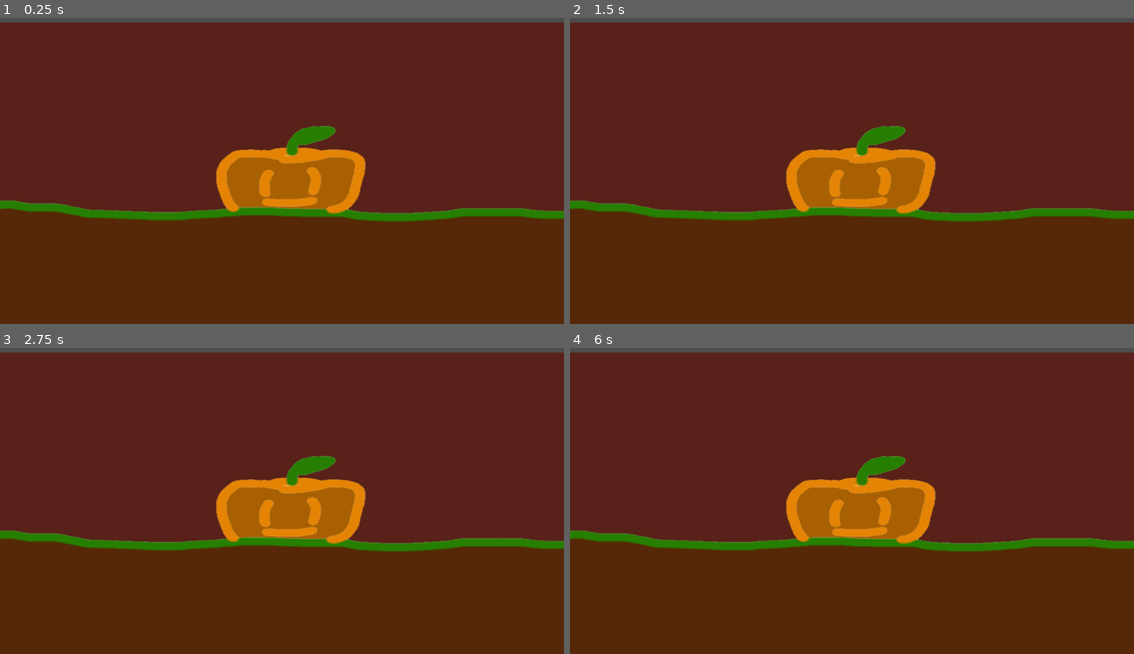
Above: before the commit, frames 1-4 (two rows, left to right).
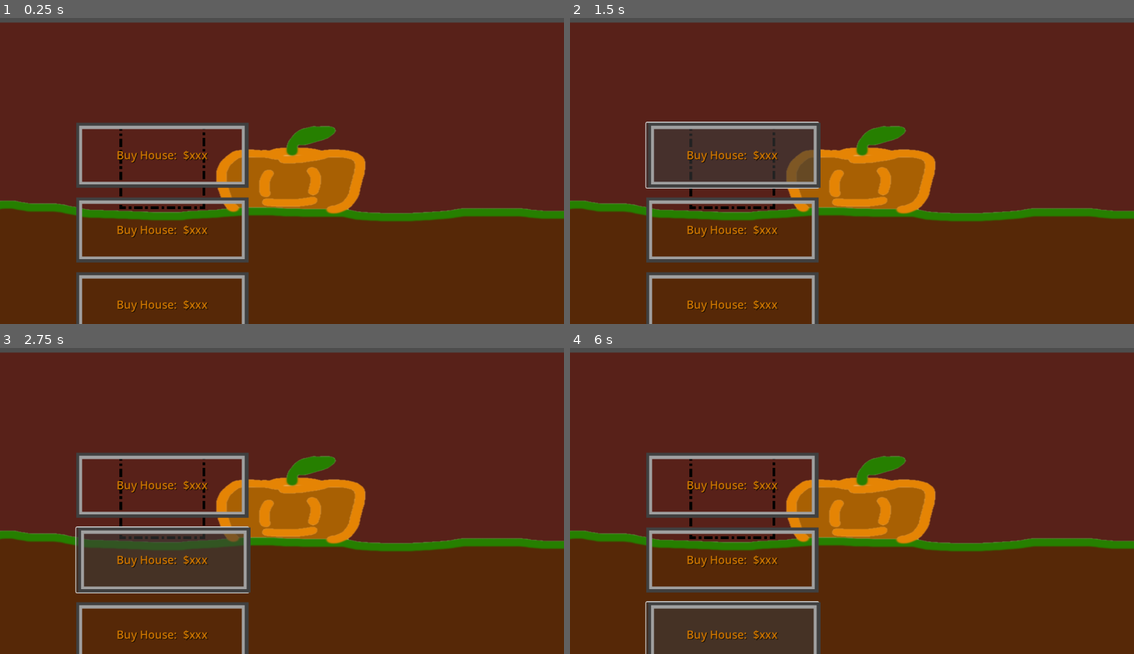
Above: after the commit, the same moments.

Repository: AncientEntity/LD56
Game: Godot game, scene res://Scenes/game_scene.tscn
Same seed, same stepped clock (60 frames per second), same inputs: the game is played once before the commit and once after it.
Inputs (mouse positions are in pixels of both pictures, inside the frame that each line leads up to):
- Up to frame 1 (0.25 s): no input
- Up to frame 2 (1.5 s): click (733, 164) at 0.52 s; click (733, 155) at 1.25 s, where only the run after the commit has a clickable "Buy House: $xxx"
- Up to frame 3 (2.75 s): click (163, 559) at 2 s, where only the run after the commit has a clickable "Buy House: $xxx"
- Up to frame 4 (6 s): click (733, 635) at 2.75 s, where only the run after the commit has a clickable "Buy House: $xxx"; click (733, 494) at 3.52 s; click (733, 485) at 4.25 s, where only the run after the commit has a clickable "Buy House: $xxx"; click (733, 559) at 5 s, where only the run after the commit has a clickable "Buy House: $xxx"; click (733, 635) at 5.75 s, where only the run after the commit has a clickable "Buy House: $xxx"

The runs differ from the first frame. In frame 1, 5.3% of the frame differs, in the area x 13-45%, y 34-100%; in frame 2, 6.0%; in frame 3, 9.6%; in frame 4, 9.4%.

Commit message:
Buttons suck :)

Diff:
--- /dev/null
+++ b/Scenes/buy_house_button.tscn
@@ -0,0 +1,25 @@
+[gd_scene load_steps=3 format=3 uid="uid://bneo4n54isxre"]
+
+[ext_resource type="Texture2D" uid="uid://chxoc7drrwkuw" path="res://Assets/TempAssets/TempBuy.png" id="1_d6svk"]
+
+[sub_resource type="StyleBoxEmpty" id="StyleBoxEmpty_uddm4"]
+
+[node name="Button" type="Button"]
+offset_left = -178.0
+offset_top = -66.0
+offset_right = 177.0
+offset_bottom = 67.0
+theme_override_styles/normal = SubResource("StyleBoxEmpty_uddm4")
+icon = ExtResource("1_d6svk")
+
+[node name="Label" type="Label" parent="."]
+layout_mode = 0
+offset_top = 1.0
+offset_right = 354.0
+offset_bottom = 131.0
+theme_override_colors/font_color = Color(0.823529, 0.470588, 0, 1)
+theme_override_colors/font_shadow_color = Color(0, 0, 0, 1)
+theme_override_font_sizes/font_size = 23
+text = "Buy House:  $xxx"
+horizontal_alignment = 1
+vertical_alignment = 1
--- a/Scenes/game_scene.tscn
+++ b/Scenes/game_scene.tscn
@@ -1,7 +1,8 @@
-[gd_scene load_steps=3 format=3 uid="uid://cvyo2haycvpii"]
+[gd_scene load_steps=4 format=3 uid="uid://cvyo2haycvpii"]
 
-[ext_resource type="Texture2D" uid="uid://dtpg4qetk3ev1" path="res://Assets/SimpleBackground.png" id="1_q0eq7"]
+[ext_resource type="Texture2D" uid="uid://dtpg4qetk3ev1" path="res://Assets/TempAssets/SimpleBackground.png" id="1_q0eq7"]
 [ext_resource type="PackedScene" uid="uid://c85brqjbs6xhp" path="res://Scenes/camera_2d.tscn" id="2_x5va0"]
+[ext_resource type="PackedScene" uid="uid://dggdnjch355si" path="res://Scenes/shop.tscn" id="3_qyrbu"]
 
 [node name="GameScene" type="Node2D"]
 
@@ -12,3 +13,9 @@
 
 [node name="Camera2D" parent="." instance=ExtResource("2_x5va0")]
 position = Vector2(-11, -26)
+
+[node name="Shop" parent="." instance=ExtResource("3_qyrbu")]
+offset_left = -343.0
+offset_top = -114.0
+offset_right = -166.0
+offset_bottom = 63.0
--- /dev/null
+++ b/Scenes/shop.tscn
@@ -0,0 +1,46 @@
+[gd_scene load_steps=6 format=3 uid="uid://dggdnjch355si"]
+
+[ext_resource type="Script" path="res://Scripts/shop_button.gd" id="1_gpeqv"]
+[ext_resource type="Texture2D" uid="uid://qsbn5hsx1ae1" path="res://Assets/TempAssets/DashedShop.png" id="1_ng4hx"]
+[ext_resource type="PackedScene" uid="uid://bneo4n54isxre" path="res://Scenes/buy_house_button.tscn" id="3_tlt3s"]
+
+[sub_resource type="StyleBoxTexture" id="StyleBoxTexture_fg5lb"]
+texture = ExtResource("1_ng4hx")
+
+[sub_resource type="StyleBoxEmpty" id="StyleBoxEmpty_f0ilo"]
+
+[node name="Shop" type="Button"]
+offset_left = -216.0
+offset_top = -215.0
+offset_right = 209.0
+offset_bottom = 213.0
+scale = Vector2(0.991228, 1)
+theme_override_styles/hover = SubResource("StyleBoxTexture_fg5lb")
+theme_override_styles/normal = SubResource("StyleBoxEmpty_f0ilo")
+icon = ExtResource("1_ng4hx")
+expand_icon = true
+script = ExtResource("1_gpeqv")
+
+[node name="GridContainer" type="GridContainer" parent="."]
+layout_mode = 1
+anchors_preset = 5
+anchor_left = 0.5
+anchor_right = 0.5
+offset_left = -177.5
+offset_right = 177.5
+offset_bottom = 599.0
+grow_horizontal = 2
+theme_override_constants/v_separation = 20
+
+[node name="Button2" parent="GridContainer" instance=ExtResource("3_tlt3s")]
+layout_mode = 2
+
+[node name="Button3" parent="GridContainer" instance=ExtResource("3_tlt3s")]
+layout_mode = 2
+
+[node name="Button" parent="GridContainer" instance=ExtResource("3_tlt3s")]
+layout_mode = 2
+
+[connection signal="button_down" from="." to="." method="_on_button_down"]
+[connection signal="button_up" from="." to="." method="_on_button_up"]
+[connection signal="pressed" from="." to="." method="_on_pressed"]
--- a/Scripts/camera_2d.gd
+++ b/Scripts/camera_2d.gd
@@ -17,13 +17,11 @@
 	var mouse_position = get_viewport().get_mouse_position()
 	if mouse_position.x < left_boundry:
 		position.x -= moveSpeed * delta * (1 - mouse_position.x/left_boundry)
-		print("change is %s" % [moveSpeed * delta * (1 - mouse_position.x/left_boundry)])
 	elif mouse_position.x > right_boundry:
-		position.x += moveSpeed * delta * (1- (viewport_size.x - mouse_position.x)/right_boundry)
-		print("change is %s" % [moveSpeed * delta * (1- (viewport_size.x - mouse_position.x)/right_boundry)])
-		#right to bound
+		position.x += moveSpeed * delta * (1 - (viewport_size.x - mouse_position.x)/right_boundry)
 	pass
 
+#updates all variable vector positions
 func update_positions() -> void:
 	viewport_size = get_viewport().get_size()
 	left_boundry = viewport_size.x * (0.5 - screen_delta)
--- /dev/null
+++ b/Scripts/shop_button.gd
@@ -0,0 +1,11 @@
+extends Button
+
+
+# Called every frame. 'delta' is the elapsed time since the previous frame.
+func _process(delta: float) -> void:
+	pass
+
+
+func _on_pressed() -> void:
+	print("Shop was opened")
+	pass # Replace with function body.
Binary file added: Assets/TempAssets/DashedShop.png
Not shown, added: Assets/TempAssets/DashedShop.png.import
Renamed: Assets/SimpleBackground.png -> Assets/TempAssets/SimpleBackground.png
Not shown, added: Assets/TempAssets/SimpleBackground.png.import
Binary file added: Assets/TempAssets/TempBuy.png
Not shown, changed: Assets/TempAssets/TempBuy.png.import
